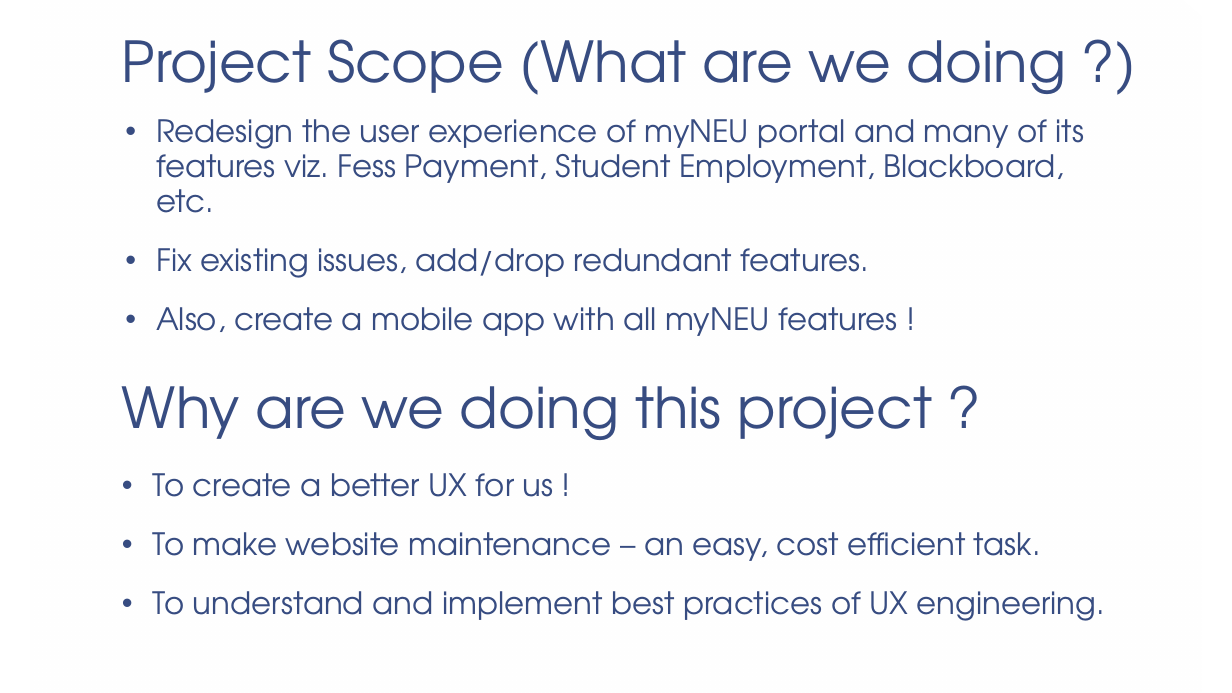
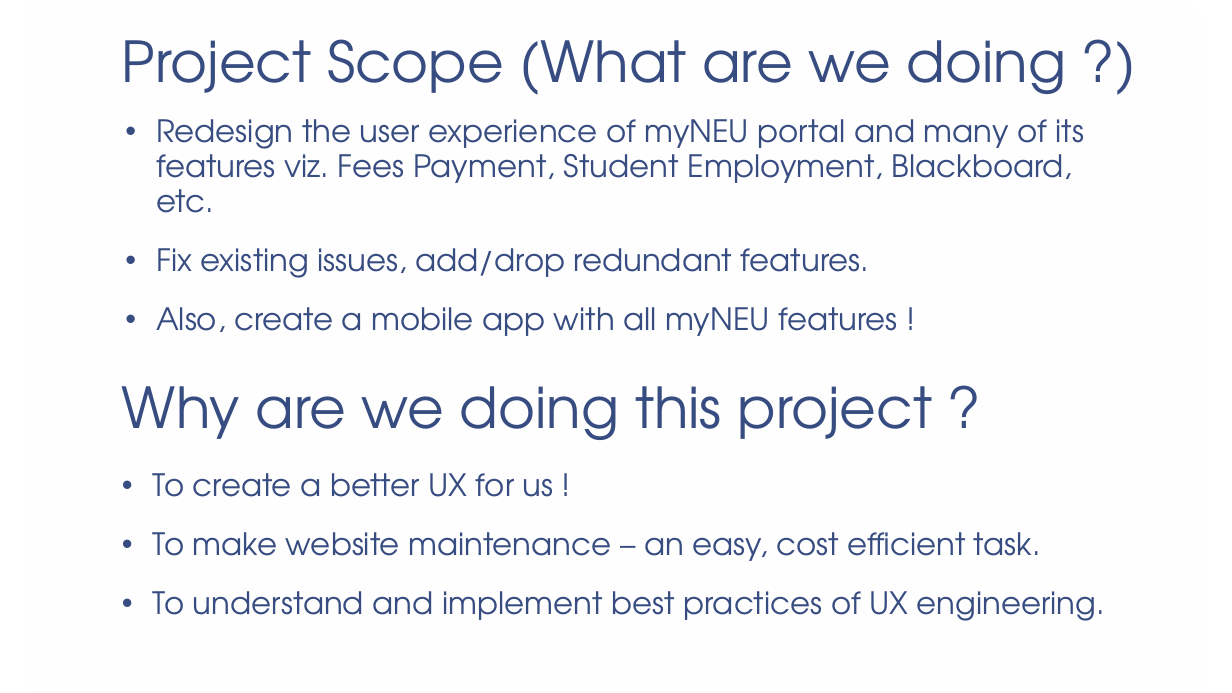
Before and after one commit to vineet-ld/myneu, a slide deck: slide 2 of Documents/ProjectOverview.pptx. Drawn at 1232x693 pixels with LibreOffice and Linux fonts; fonts in the diff are those of the drawing; background and template pictures are left out. Boxes give left, top, right and bottom in pixels: in the first picture for what was removed or moved away, otherwise in the second. Text is boxed around its words. In the diff, an @@ line names an element or a change of style, - is before the commit and + after.

Commit message:
Corrected spelling mistakes in the PPT

```diff
--- a/Documents/ProjectOverview.pptx
+++ b/Documents/ProjectOverview.pptx
@@ text at (156,119,1085,213): text changed @@
-• Redesign the user experience of myNEU portal and many of its features viz. Fess Payment, Student Employment, Blackboard, etc.
+• Redesign the user experience of myNEU portal and many of its features viz. Fees Payment, Student Employment, Blackboard, etc.
```
Also in this commit, not shown: 1 other slide changed.
